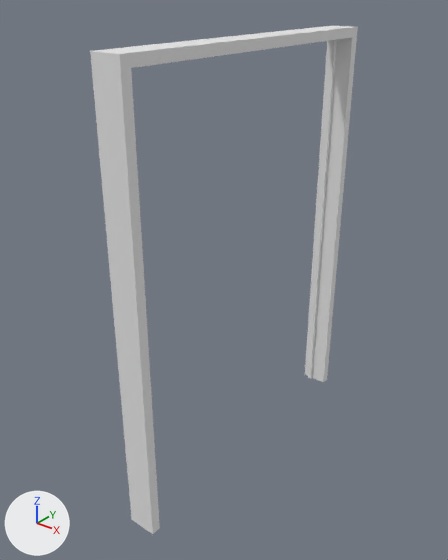
An edit to the OBJ model PantyHouse/models/door1_1.obj, drawn before and after from the same camera.
One viewpoint serves both versions: a 50 mm lens placed at (171.0, -237.0, 248.0), pointed at (-11.0, -10.0, 107.0). Arrows for +X, +Y and +Z are at lower left; the lights stay in place. Where no turn or scale is listed for an object, it has been applied to the vertices.

In view in the first picture: 'door1_1'.
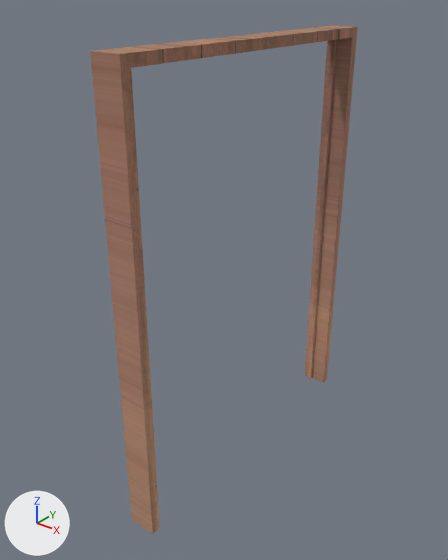
The edits, one by one:
Picture 'door1.bmp' (img_door1_bmp) is new.
In material '_Door_Double:blinn39SG1' (mat_door_double_blinn39sg1), base_color is no longer (0.8, 0.8, 0.8), white #e7e7e7.
In material '_Door_Double:blinn39SG1' (mat_door_double_blinn39sg1), texture is now set to img_door1_bmp.

Where the change shows, as pixel boxes (x1, y1, x2, y2) in the pictures (448 x 560 px):
'door1_1', surface changed (grey to brown)
    both: (90, 26, 358, 534)
